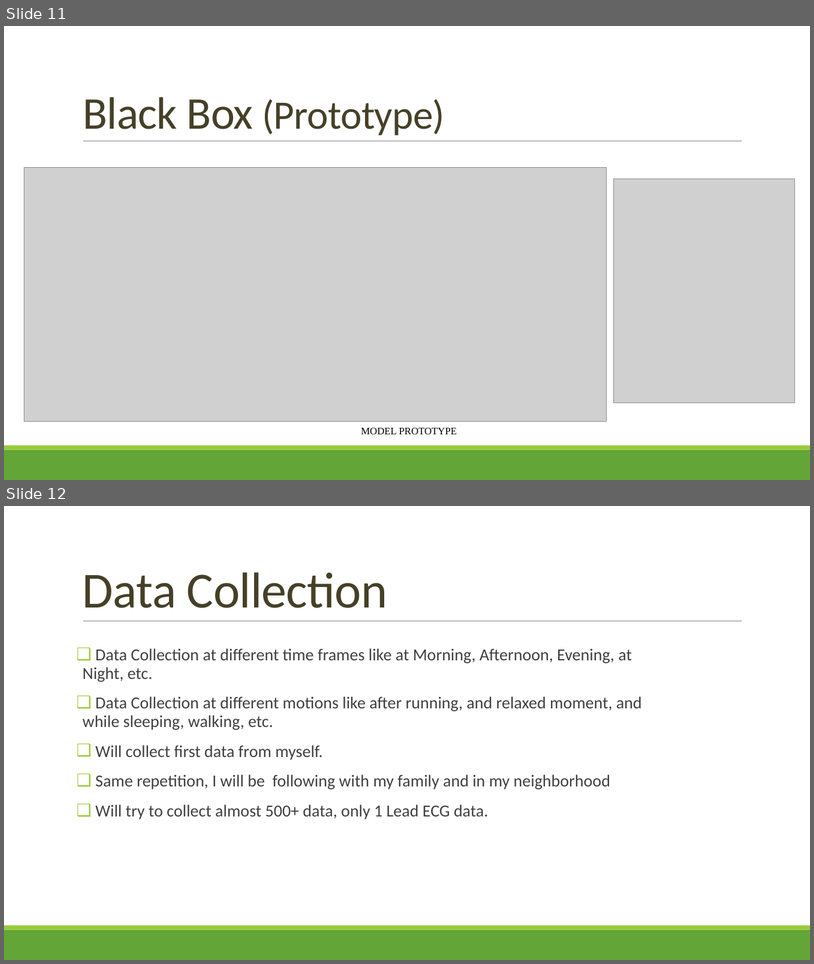
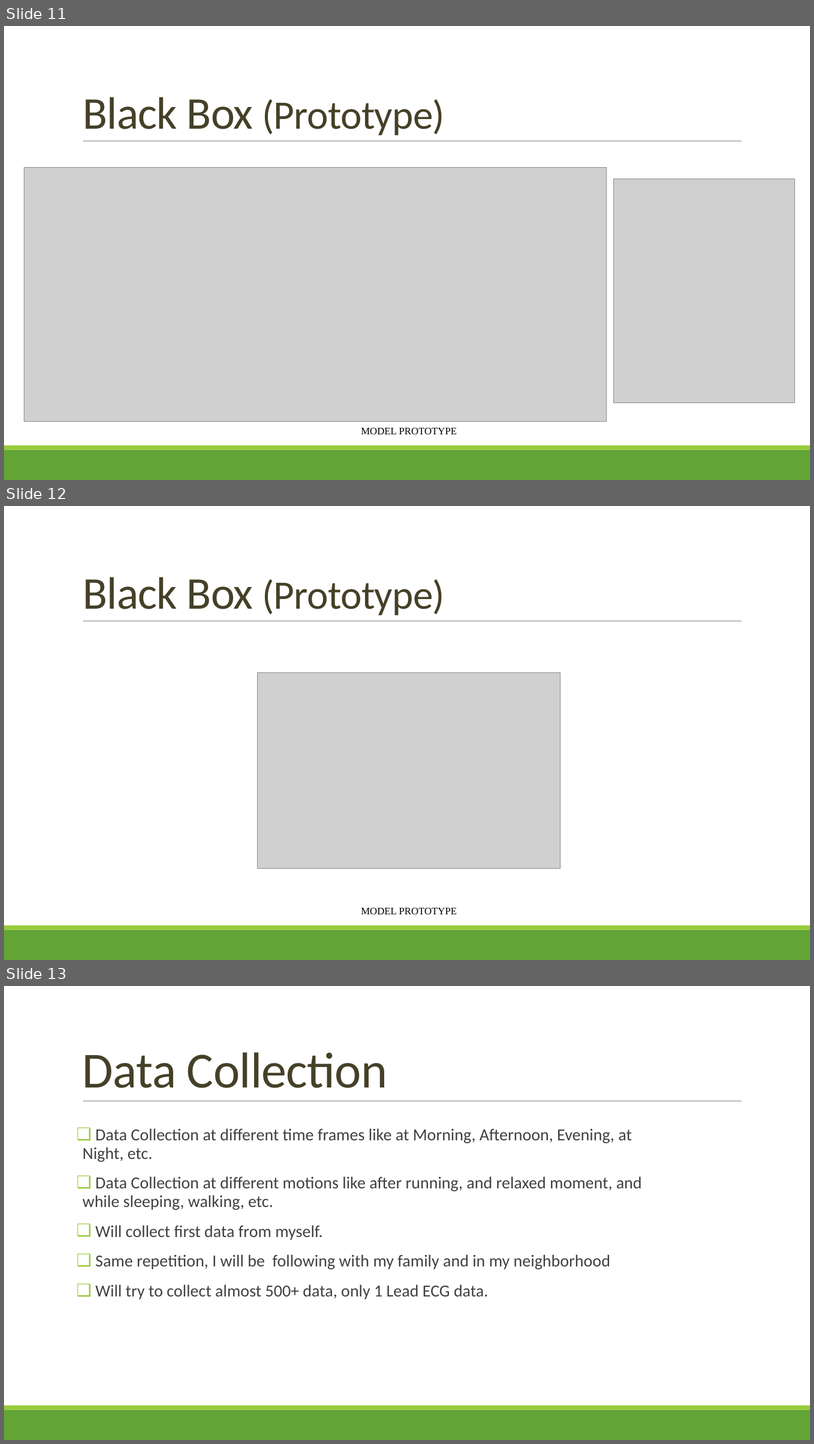
Before and after one commit to gptshubham595/BTP-IITG-CL-DRAFTS-PORTABLE-ECG, a slide deck: PHASE2 Non-Invasive point of care ECG signal detection and analytics for cardiac diseases_180107058_ Shubham_Kumar_Gupta.pptx. Shown one above the other, each under a label of ours: slides 11 and 12 before the commit, slides 11, 12 and 13 after it. The pictures are 814x964 and 814x1444 pixels, drawn with LibreOffice and Linux fonts; fonts in the diff are those of the drawing; grey boxes stand for pictures; background and template pictures are left out. Boxes give left, top, right and bottom in pixels: in the first picture for what was removed or moved away, otherwise in the second. Text is boxed around its words. In the diff, an @@ line names an element or a change of style, - is before the commit and + after.

```diff
--- a/PHASE2 Non-Invasive point of care ECG signal detection and analytics for cardiac diseases_180107058_ Shubham_Kumar_Gupta.pptx
+++ b/PHASE2 Non-Invasive point of care ECG signal detection and analytics for cardiac diseases_180107058_ Shubham_Kumar_Gupta.pptx
@@ slide 12 added at (4, 506, 810, 960), background #FFFFFF; not listed: 3 template elements that a slide beside it also shows @@
@@ title added at (83, 577, 445, 615), 48 pt, text #454027 @@
+Black Box (Prototype)
@@ picture added at (258, 673, 561, 868) @@
@@ text added at (361, 907, 458, 914), 12 pt, text #000000 @@
+MODEL PROTOTYPE
@@ what was slide 12 is now slide 13 @@
```
Also in this commit, not shown: 1 slide changed.
